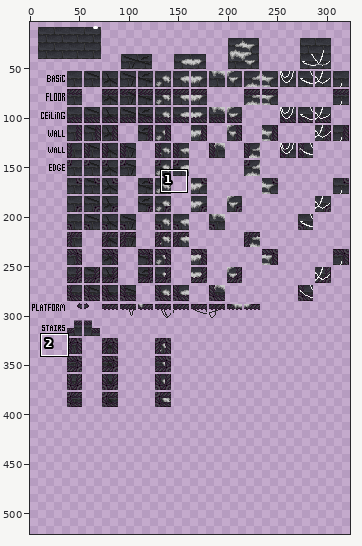
Two versions of one sprite sheet, Paint-it-Black/levels/tiles/tiles.png. The first picture is a wide view before the edit; the outline marks the close-up.
Close-up. Before:
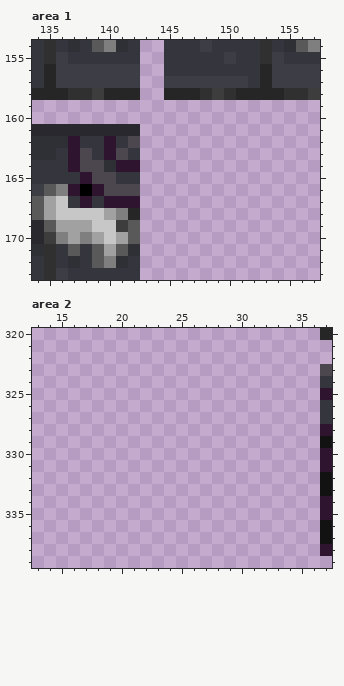
The file is 324x399 pixels. Colours within 5 levels of each other are drawn and written as one. Shown: area 1: x 134..157, y 154..173; area 2: x 13..37, y 320..339. The old version is drawn lined up with the new one, on the new canvas. The wide view leaves out empty margins. The commit also changed other parts of the picture, which this record leaves out.
Now the later version:
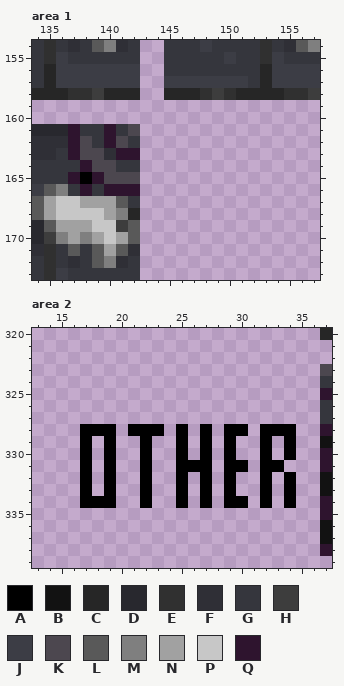
Palette (. is transparent): A #000000  B #121212  C #262626  D #28282e  E #303030  F #2f2f36  G #35363d  H #3d3d3d  J #3c3d45  K #4c474f  L #595959  M #7f7f7f  N #a1a1a1  P #c7c7c7  Q #2e142e
Change:
canvas 324x399 -> 324x521
Area 1:
y 161: x 137..142 DDDDDD -> QGGQGK
y 162: x 138 G -> K; x 141..142 GK -> KG
y 163: x 139..142 GQKG -> KFQQ
y 164: x 137..138 QK -> GQ; x 140..142 FQQ -> KGG
y 165: x 137..139 GQK -> QAQ; x 141..142 GG -> KK
y 166: x 137..142 QAQKKK -> GQGQQQ
y 167: x 137..142 GQGQQQ -> PNNNLG
Area 2:
y 328: x 17..19 ... -> AAA; x 21..23 ... -> AAA; x 25 . -> A; x 27 . -> A; x 29..30 .. -> AA; x 32..34 ... -> AAA
y 329..330: x 17 . -> A; x 19 . -> A; x 22 . -> A; x 25 . -> A; x 27 . -> A; x 29 . -> A; x 32 . -> A; x 34 . -> A
y 331: x 17 . -> A; x 19 . -> A; x 22 . -> A; x 25..27 ... -> AAA; x 29..30 .. -> AA; x 32..33 .. -> AA
y 332..333: x 17 . -> A; x 19 . -> A; x 22 . -> A; x 25 . -> A; x 27 . -> A; x 29 . -> A; x 32 . -> A; x 34 . -> A
y 334: x 17..19 ... -> AAA; x 22 . -> A; x 25 . -> A; x 27 . -> A; x 29..30 .. -> AA; x 32 . -> A; x 34 . -> A
Where, in picture pixels (left, top, right, bottom), the same in both close-ups:
changed: (68, 124, 140, 208)
added: (80, 424, 296, 508)
